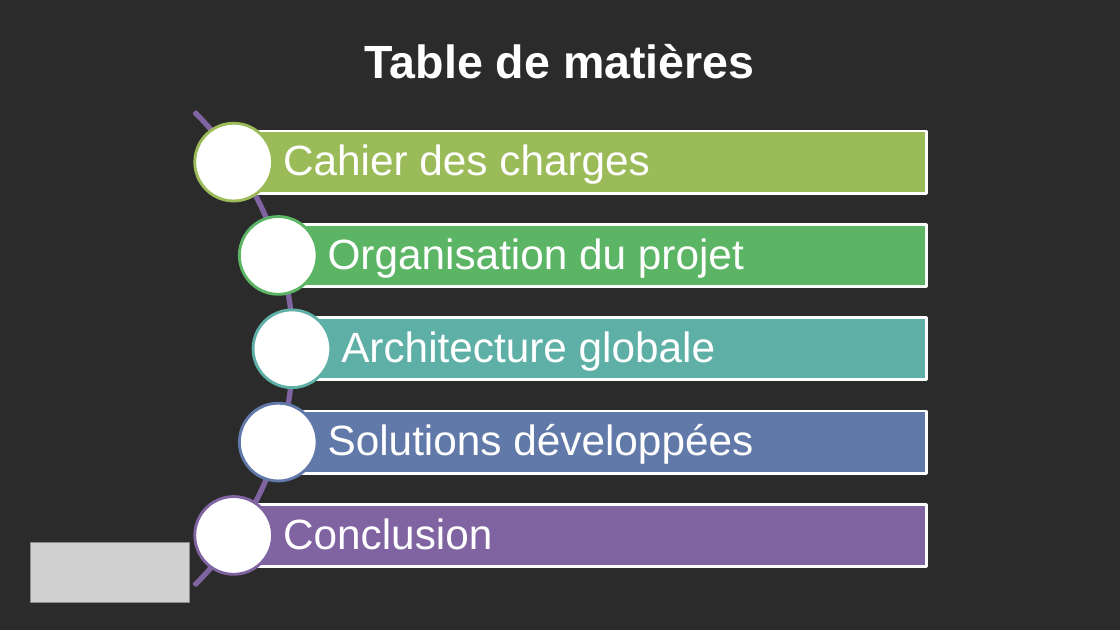
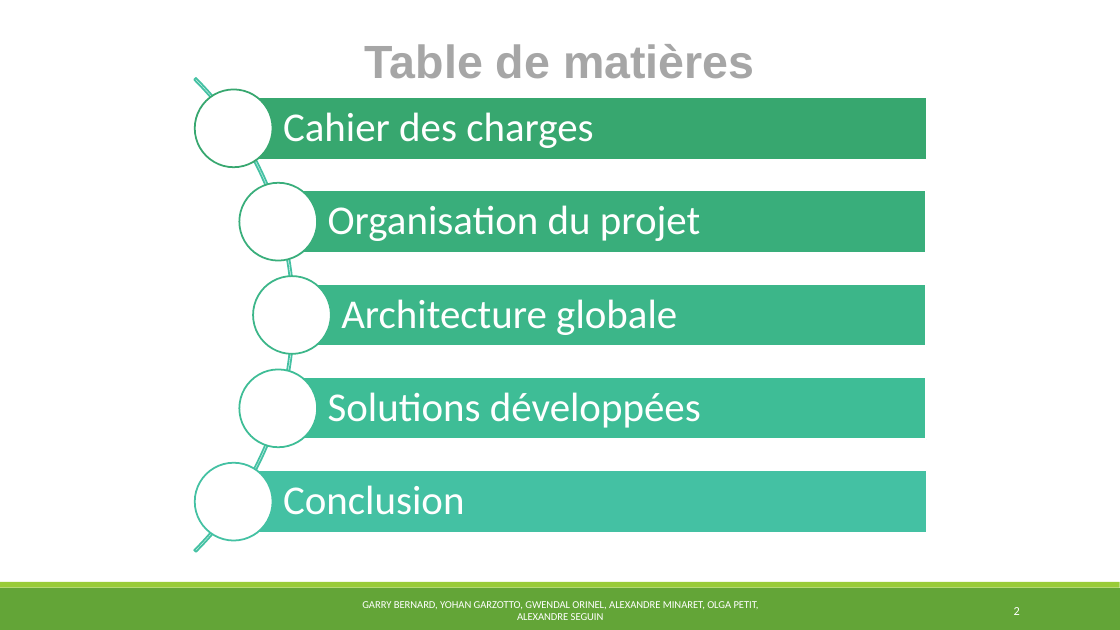
Before and after one commit to MSIR2018/Supervision-Cacti, a slide deck: slide 2 of Powerpoint.pptx. Drawn at 1120x630 pixels with LibreOffice and Linux fonts; fonts in the diff are those of the drawing; grey boxes stand for pictures; background and template pictures are left out; a plain dark background stands for a picture behind light text. Boxes give left, top, right and bottom in pixels: in the first picture for what was removed or moved away, otherwise in the second. Text is boxed around its words. In the diff, an @@ line names an element or a change of style, - is before the commit and + after.

```diff
--- a/Powerpoint.pptx
+++ b/Powerpoint.pptx
@@ background picture (left out) to #FFFFFF @@
@@ arch (boxed as its full ring) at box(0, 0, 295, 630): outline #8064A2 2 pt to #44C1A3 1.25 pt @@
@@ text "Table de matières" at box(365, 44, 754, 78): text colour #FFFFFF to #A6A6A6 @@
@@ ellipse at box(195, 89, 273, 168): outline #9BBB59 2 pt to #37A76F 1.25 pt @@
@@ rectangle at box(234, 98, 927, 160): fill #9BBB59 to #37A76F; outline #FFFFFF 2 pt to #FFFFFF 1.25 pt @@
@@ ellipse at box(240, 183, 318, 261): outline #5CB565 2 pt to #39AE7B 1.25 pt @@
@@ rectangle at box(278, 191, 927, 253): fill #5CB565 to #39AE7B; outline #FFFFFF 2 pt to #FFFFFF 1.25 pt @@
@@ ellipse at box(253, 276, 331, 355): outline #5EAFA6 2 pt to #3CB689 1.25 pt @@
@@ rectangle at box(292, 284, 927, 346): fill #5EAFA6 to #3CB689; outline #FFFFFF 2 pt to #FFFFFF 1.25 pt @@
@@ ellipse at box(240, 370, 318, 448): outline #6179A8 2 pt to #3EBD96 1.25 pt @@
@@ 5 texts, 5 ellipses, 5 rectangles, 1 arch (boxed as its full ring): place and size @@
-5 texts, 5 ellipses, 5 rectangles, 1 arch (boxed as its full ring) at box(0, 13, 927, 630)
+5 texts, 5 ellipses, 5 rectangles, 1 arch (boxed as its full ring) at box(0, 0, 927, 630)
@@ size 30 to 29 pt, font Arial to Calibri in 5 elements at box(283, 112, 593, 148), box(328, 205, 700, 241), box(283, 485, 464, 515), box(341, 299, 677, 335), box(328, 392, 701, 428) @@
@@ rectangle at box(278, 377, 927, 439): fill #6179A8 to #3EBD96; outline #FFFFFF 2 pt to #FFFFFF 1.25 pt @@
@@ ellipse at box(195, 463, 273, 542): outline #8064A2 2 pt to #44C1A3 1.25 pt @@
@@ rectangle at box(234, 471, 927, 533): fill #8064A2 to #44C1A3; outline #FFFFFF 2 pt to #FFFFFF 1.25 pt @@
@@ picture removed at box(30, 543, 190, 603) @@
@@ rectangle added at box(0, 588, 1120, 630), fill #63A537 @@
@@ rectangle added at box(0, 582, 1120, 588), fill #99CB38 @@
@@ text added at box(362, 601, 759, 620), 7.4 pt, text #FFFFFF @@
+GARRY BERNARD, YOHAN GARZOTTO, GWENDAL ORINEL, ALEXANDRE MINARET, OLGA PETIT, ALEXANDRE SEGUIN
@@ page number added at box(1014, 607, 1020, 615), 8.7 pt, text #FFFFFF @@
+2
```
Also in this commit, not shown: 11 other slides changed, 1 slide added, 1 slide removed.
